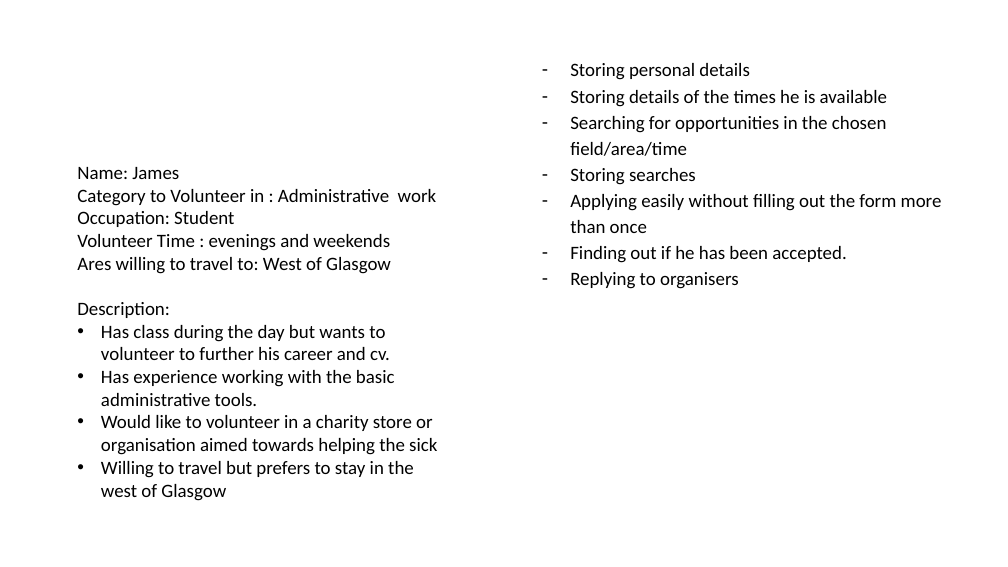
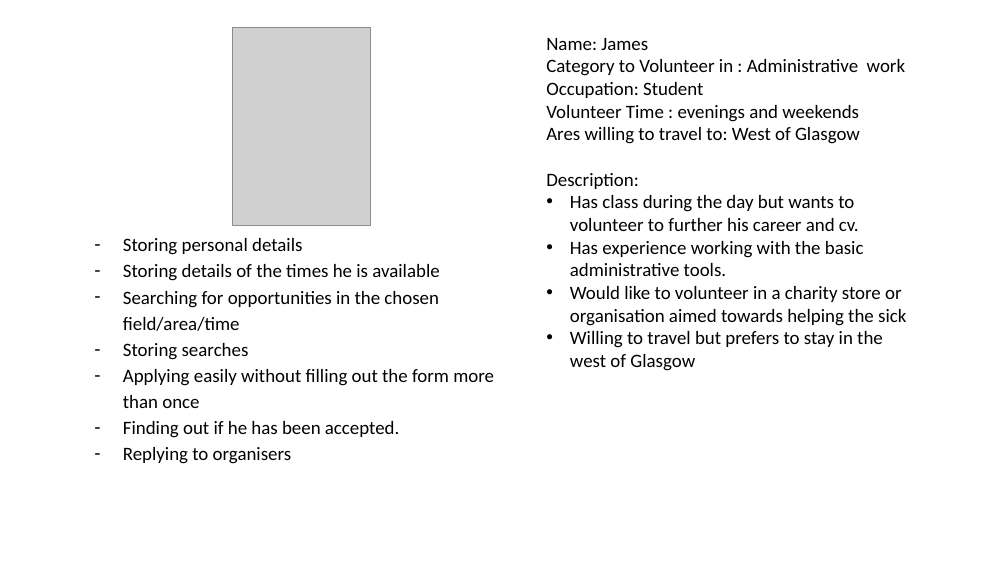
Before and after one commit to 2084246S/VolunteerMe, a slide deck: slide 2 of Volunteer Me.pptx. Drawn at 1008x567 pixels with LibreOffice and Linux fonts; fonts in the diff are those of the drawing; grey boxes stand for pictures. Boxes give left, top, right and bottom in pixels: in the first picture for what was removed or moved away, otherwise in the second. Text is boxed around its words. In the diff, an @@ line names an element or a change of style, - is before the commit and + after.

```diff
--- a/Volunteer Me.pptx
+++ b/Volunteer Me.pptx
@@ picture added at (233,27,371,226) @@
@@ text "Name: James": place and size @@
-text "Name: James" at (77,167,437,501)
+text "Name: James" at (546,38,906,371)
@@ text "Storing personal details": place and size @@
-text "Storing personal details" at (570,63,942,289)
+text "Storing personal details" at (123,238,494,464)
```
Also in this commit, not shown: 5 other slides changed, 6 slides added, 4 slides removed.
